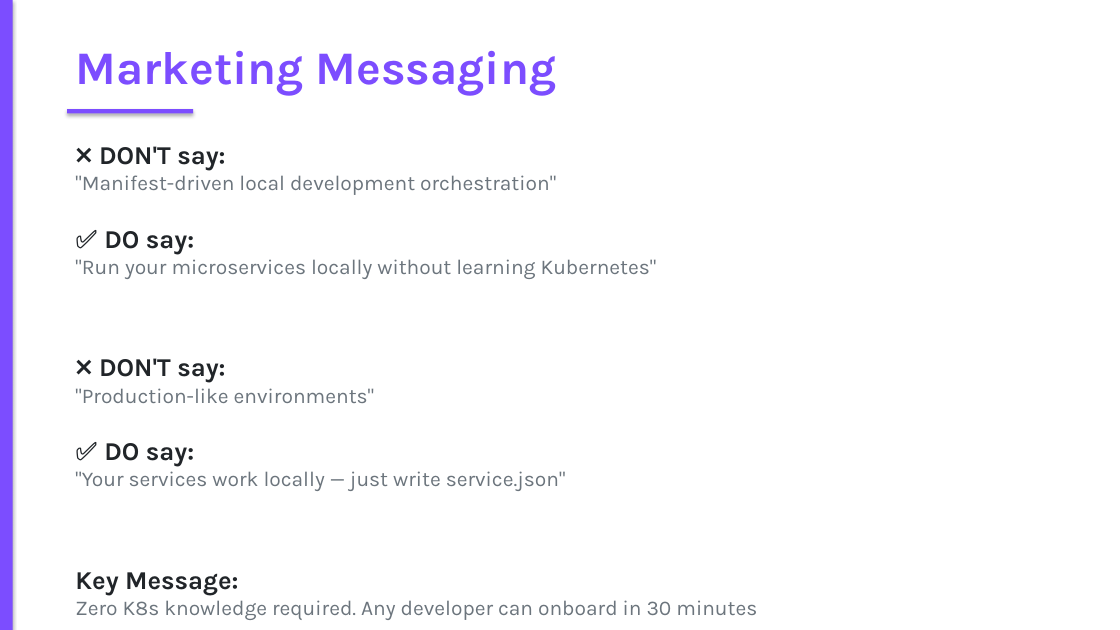
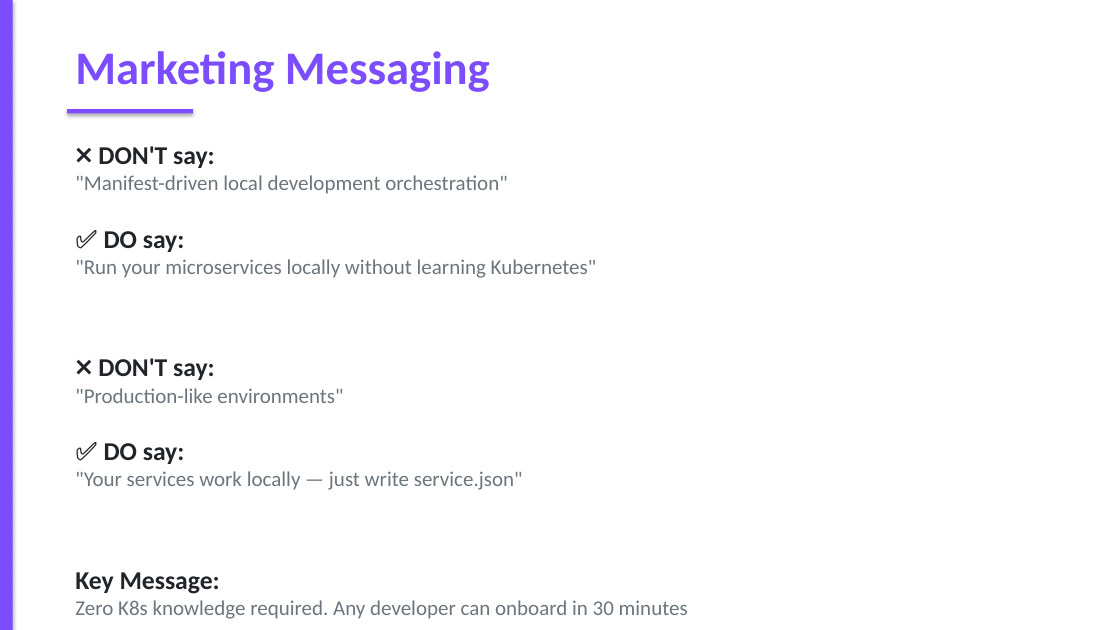
Before and after one commit to AK-Lmn/tdk-cli-core, a slide deck: slide 9 of TDK_CLI_Competitive_Positioning.pptx. Drawn at 1120x630 pixels with LibreOffice and Linux fonts; fonts in the diff are those of the drawing. Boxes give left, top, right and bottom in pixels: in the first picture for what was removed or moved away, otherwise in the second. Text is boxed around its words. In the diff, an @@ line names an element or a change of style, - is before the commit and + after.

```diff
--- a/TDK_CLI_Competitive_Positioning.pptx
+++ b/TDK_CLI_Competitive_Positioning.pptx
@@ text "Marketing Messaging" at <box>75,51,490,92</box>: font Karla to Calibri @@
@@ text "❌ DON'T say:" at <box>75,146,688,619</box>: font Karla to Calibri @@
```
Also in this commit, not shown: 11 other slides changed, 2 other files.
